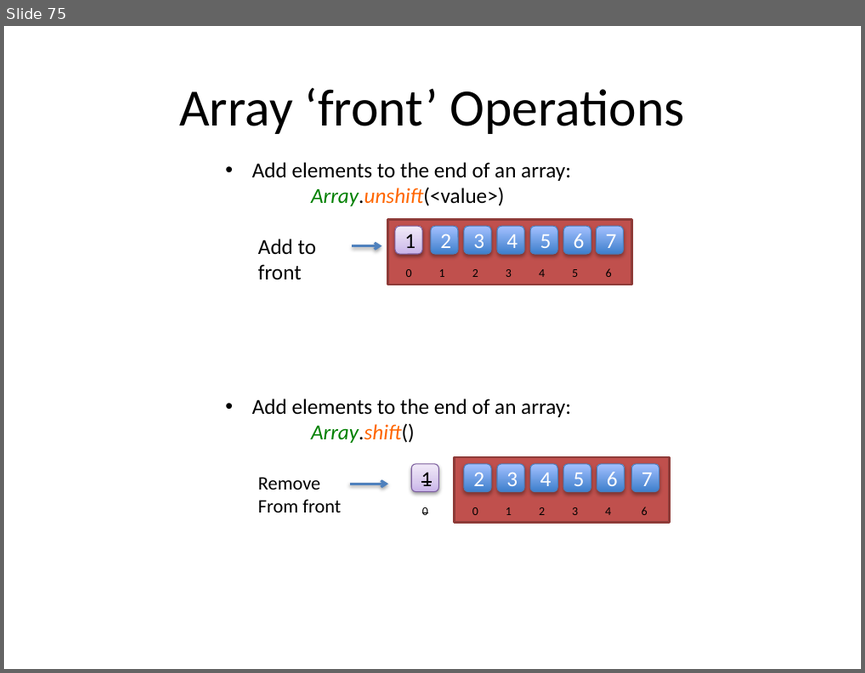
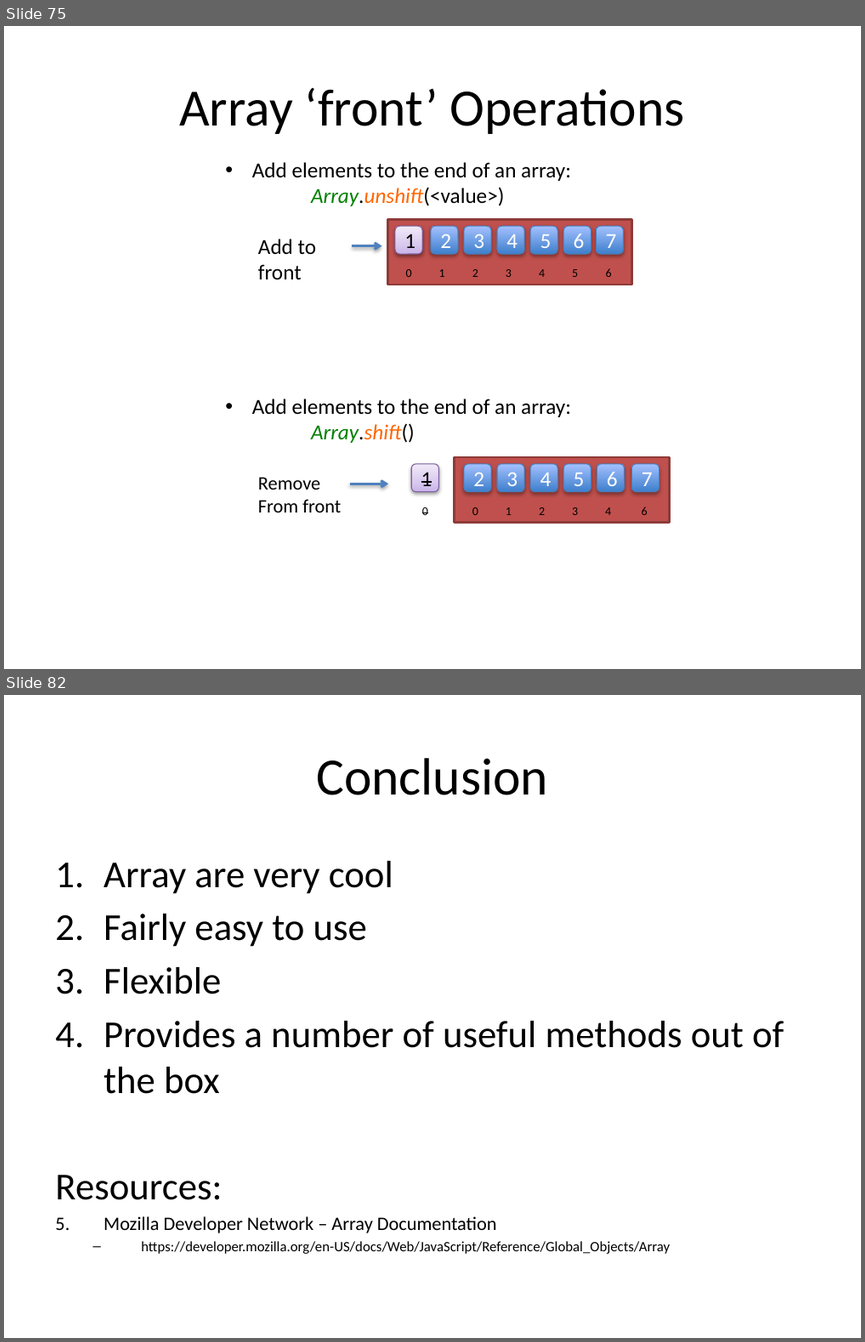
Before and after one commit to xiliax/web-programming-fundamentals, a slide deck: docs/learn-computer-programming.pptx. Shown one above the other, each under a label of ours: slide 75 before the commit, slides 75 and 82 after it; the slides between them are not shown. The pictures are 865x673 and 865x1342 pixels, drawn with LibreOffice and Linux fonts; fonts in the diff are those of the drawing. Boxes give left, top, right and bottom in pixels: in the first picture for what was removed or moved away, otherwise in the second. Text is boxed around its words. In the diff, an @@ line names an element or a change of style, - is before the commit and + after.

Commit message:
Documentation, slides, and code examples for c05s13 - JavaScript - Array Advance

```diff
--- a/docs/learn-computer-programming.pptx
+++ b/docs/learn-computer-programming.pptx
@@ slide 82 added at bbox=[4, 695, 861, 1338], background #FFFFFF @@
@@ title added at bbox=[316, 758, 548, 795], 44 pt, text #000000 @@
+Conclusion
@@ text added at bbox=[55, 861, 783, 1253], 32 pt, text #000000 @@
+1. Array are very cool
+2. Fairly easy to use
+3. Flexible
+4. Provides a number of useful methods out of the box
+Resources:
+1. Mozilla Developer Network – Array Documentation
+  – https://developer.mozilla.org/en-US/docs/Web/JavaScript/Reference/Global_Objects/Array
```
Also in this commit, not shown: 6 other slides added, 10 other files.
